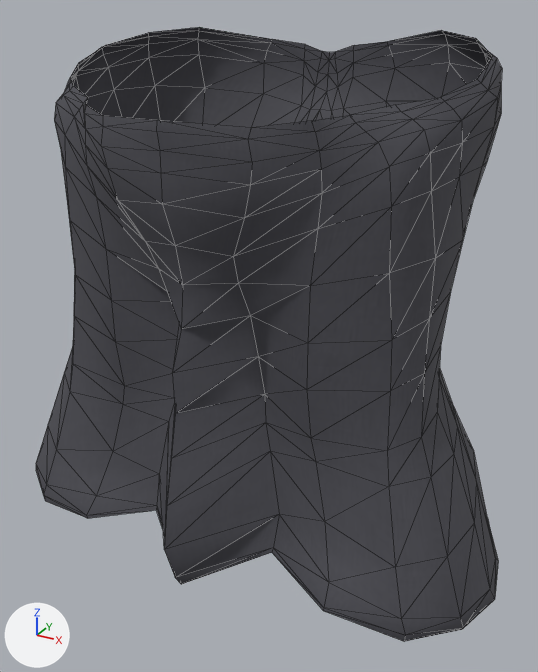
An edit to the glTF model assets/humans/unified/clothing_skirt.glb, drawn before and after from the same camera.
The view is the same before and after, from a 50 mm lens placed at (0.337, -0.636, 1.037), pointed at (0.015, -0.05, 0.744). Lighting does not change. The marker at lower left points along +X, +Y and +Z. The first picture is the older version. Shape keys are drawn at the values saved in each file. Mesh edges are drawn as thin lines.

The first picture shows 'Cloth_skirt'.
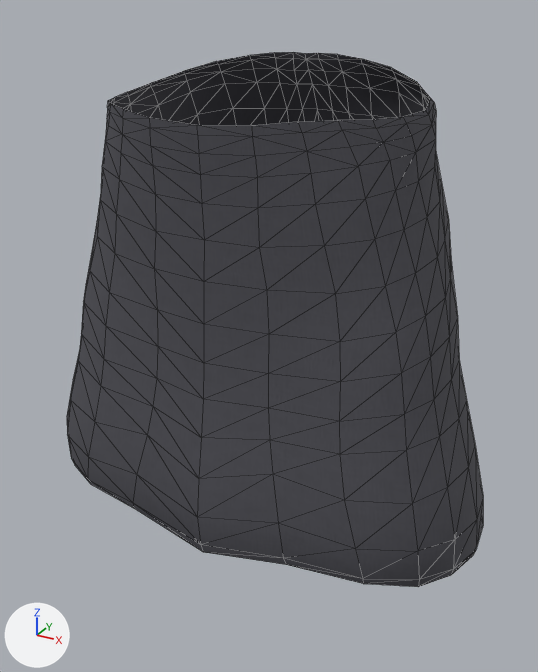
Changed parts and their boxes [x1, y1, x2, y2] in the pictures (538 x 672 px):
'Cloth_skirt', reshaped (11% narrower, 13% shorter): before [36, 27, 502, 642]; after [67, 52, 483, 587]

The change in detail:
In shape key 'gender_female' (key_0_gender_female), value goes from 1.0 to 0.0.
In shape key 'gender_male' (key_1_gender_male), value goes from 1.0 to 0.0.
In shape key 'age_child' (key_2_age_child), value goes from 1.0 to 0.0.
In shape key 'age_old' (key_3_age_old), value goes from 1.0 to 0.0.
In shape key 'weight_min' (key_4_weight_min), value goes from 1.0 to 0.0.
In shape key 'weight_max' (key_5_weight_max), value goes from 1.0 to 0.0.
In shape key 'muscle_min' (key_6_muscle_min), value goes from 1.0 to 0.0.
In shape key 'muscle_max' (key_7_muscle_max), value goes from 1.0 to 0.0.
In shape key 'height_short' (key_8_height_short), value goes from 1.0 to 0.0.
In shape key 'height_tall' (key_9_height_tall), value goes from 1.0 to 0.0.
In shape key 'proportions_ideal' (key_10_proportions_ideal), value goes from 1.0 to 0.0.
In shape key 'proportions_uncommon' (key_11_proportions_uncommon), value goes from 1.0 to 0.0.
In shape key 'breast_cup_min' (key_12_breast_cup_min), value goes from 1.0 to 0.0.
In shape key 'breast_cup_max' (key_13_breast_cup_max), value goes from 1.0 to 0.0.
In shape key 'breast_firm_min' (key_14_breast_firm_min), value goes from 1.0 to 0.0.
In shape key 'breast_firm_max' (key_15_breast_firm_max), value goes from 1.0 to 0.0.
In shape key 'corr_gender_female__age_child' (key_16_corr_gender_female__age_child), value goes from 1.0 to 0.0.
In shape key 'corr_gender_female__age_old' (key_17_corr_gender_female__age_old), value goes from 1.0 to 0.0.
In shape key 'corr_gender_male__age_child' (key_18_corr_gender_male__age_child), value goes from 1.0 to 0.0.
In shape key 'corr_gender_male__age_old' (key_19_corr_gender_male__age_old), value goes from 1.0 to 0.0.
In shape key 'corr_weight_min__muscle_min' (key_20_corr_weight_min__muscle_min), value goes from 1.0 to 0.0.
In shape key 'corr_weight_min__muscle_max' (key_21_corr_weight_min__muscle_max), value goes from 1.0 to 0.0.
In shape key 'corr_weight_max__muscle_min' (key_22_corr_weight_max__muscle_min), value goes from 1.0 to 0.0.
In shape key 'corr_weight_max__muscle_max' (key_23_corr_weight_max__muscle_max), value goes from 1.0 to 0.0.
In shape key 'corr_gender_female__muscle_min' (key_24_corr_gender_female__muscle_min), value goes from 1.0 to 0.0.
In shape key 'corr_gender_female__muscle_max' (key_25_corr_gender_female__muscle_max), value goes from 1.0 to 0.0.
In shape key 'corr_gender_male__muscle_min' (key_26_corr_gender_male__muscle_min), value goes from 1.0 to 0.0.
In shape key 'corr_gender_male__muscle_max' (key_27_corr_gender_male__muscle_max), value goes from 1.0 to 0.0.
In shape key 'corr_gender_female__weight_min' (key_28_corr_gender_female__weight_min), value goes from 1.0 to 0.0.
In shape key 'corr_gender_female__weight_max' (key_29_corr_gender_female__weight_max), value goes from 1.0 to 0.0.
In shape key 'corr_gender_male__weight_min' (key_30_corr_gender_male__weight_min), value goes from 1.0 to 0.0.
In shape key 'corr_gender_male__weight_max' (key_31_corr_gender_male__weight_max), value goes from 1.0 to 0.0.
In shape key 'corr_breast_cup_min__breast_firm_min' (key_32_corr_breast_cup_min__breast_firm_min), value goes from 1.0 to 0.0.
In shape key 'corr_breast_cup_min__breast_firm_max' (key_33_corr_breast_cup_min__breast_firm_max), value goes from 1.0 to 0.0.
In shape key 'corr_breast_cup_max__breast_firm_min' (key_34_corr_breast_cup_max__breast_firm_min), value goes from 1.0 to 0.0.
In shape key 'corr_breast_cup_max__breast_firm_max' (key_35_corr_breast_cup_max__breast_firm_max), value goes from 1.0 to 0.0.
In shape key 'corr_breast_cup_min__age_child' (key_36_corr_breast_cup_min__age_child), value goes from 1.0 to 0.0.
In shape key 'corr_breast_cup_min__age_old' (key_37_corr_breast_cup_min__age_old), value goes from 1.0 to 0.0.
In shape key 'corr_breast_cup_max__age_child' (key_38_corr_breast_cup_max__age_child), value goes from 1.0 to 0.0.
In shape key 'corr_breast_cup_max__age_old' (key_39_corr_breast_cup_max__age_old), value goes from 1.0 to 0.0.
In shape key 'corr_breast_cup_min__muscle_min' (key_40_corr_breast_cup_min__muscle_min), value goes from 1.0 to 0.0.
In shape key 'corr_breast_cup_min__muscle_max' (key_41_corr_breast_cup_min__muscle_max), value goes from 1.0 to 0.0.
In shape key 'corr_breast_cup_max__muscle_min' (key_42_corr_breast_cup_max__muscle_min), value goes from 1.0 to 0.0.
In shape key 'corr_breast_cup_max__muscle_max' (key_43_corr_breast_cup_max__muscle_max), value goes from 1.0 to 0.0.
In shape key 'corr_breast_firm_min__age_child' (key_44_corr_breast_firm_min__age_child), value goes from 1.0 to 0.0.
In shape key 'corr_breast_firm_min__age_old' (key_45_corr_breast_firm_min__age_old), value goes from 1.0 to 0.0.
In shape key 'corr_breast_firm_max__age_child' (key_46_corr_breast_firm_max__age_child), value goes from 1.0 to 0.0.
In shape key 'corr_breast_firm_max__age_old' (key_47_corr_breast_firm_max__age_old), value goes from 1.0 to 0.0.
In shape key 'bdet_breast_dist_decr' (key_48_bdet_breast_dist_decr), value goes from 1.0 to 0.0.
In shape key 'bdet_breast_dist_incr' (key_49_bdet_breast_dist_incr), value goes from 1.0 to 0.0.
In shape key 'bdet_breast_point_decr' (key_50_bdet_breast_point_decr), value goes from 1.0 to 0.0.
In shape key 'bdet_breast_point_incr' (key_51_bdet_breast_point_incr), value goes from 1.0 to 0.0.
In shape key 'bdet_breast_height_decr' (key_52_bdet_breast_height_decr), value goes from 1.0 to 0.0.
In shape key 'bdet_breast_height_incr' (key_53_bdet_breast_height_incr), value goes from 1.0 to 0.0.
In shape key 'dyn_breast_up' (key_54_dyn_breast_up), value goes from 1.0 to 0.0.
In shape key 'dyn_breast_down' (key_55_dyn_breast_down), value goes from 1.0 to 0.0.
In shape key 'dyn_breast_left' (key_56_dyn_breast_left), value goes from 1.0 to 0.0.
In shape key 'dyn_breast_right' (key_57_dyn_breast_right), value goes from 1.0 to 0.0.
In shape key 'dyn_breast_fwd' (key_58_dyn_breast_fwd), value goes from 1.0 to 0.0.
In shape key 'dyn_breast_back' (key_59_dyn_breast_back), value goes from 1.0 to 0.0.
